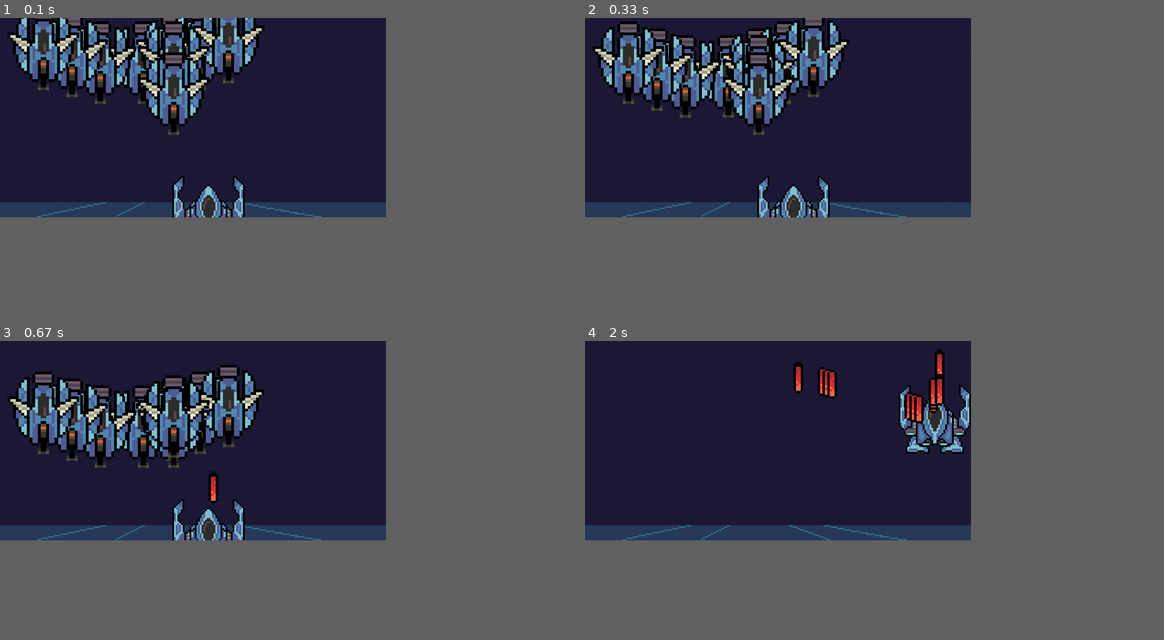
Above: before the commit, frames 1-4 (two rows, left to right).
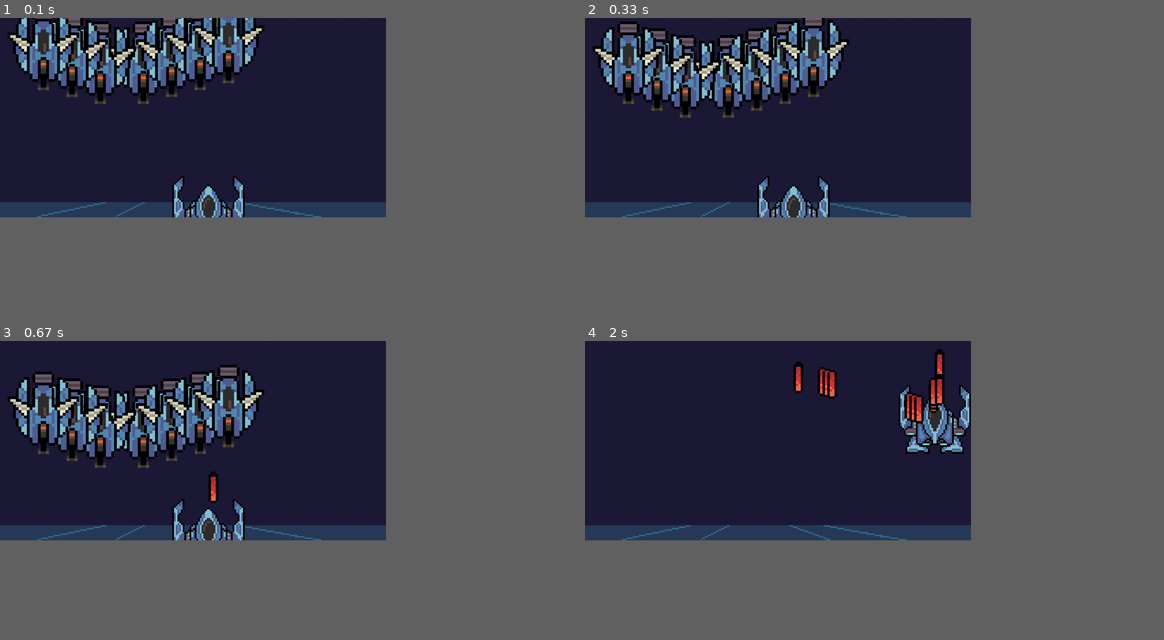
Above: after the commit, the same moments.

Repository: RafaBessa/Shadow_Light_bh_pygame
Game: pygame game, started from Game.py
Two runs of this game, one before a commit and one after it. Both use one fixed random seed, a clock stepped at 60 frames per second and the inputs below.
Inputs:
- Up to frame 1 (0.1 s): no input
- Up to frame 2 (0.33 s): no input
- Up to frame 3 (0.67 s): tap Space at 0.33 s
- Up to frame 4 (2 s): hold D 0.67-1.13 s; tap Space at 0.73, 1.03, 1.23, 1.57, 1.87 s; hold W 1.17-1.47 s; hold D 1.5-1.97 s

The runs differ from the first frame. In frame 1, 2.7% of the frame differs, in the area x 23-37%, y 1-40%; in frame 2, 2.2%; in frame 3, 1.9%; in frame 4, nothing differs.

Commit message:
upadate inimigos

Diff:
--- a/Game.py
+++ b/Game.py
@@ -48,8 +48,8 @@
     #inimigos.criar("roundguy", (400, 0), game_screen.shape, 0.5, 1, IMG_ASSETS)
     inimigos.criarSwarm(inimigos.EnumFormations.V , 8, "roundguy", [250,0], 20, game_screen.shape, 0.5, 1, IMG_ASSETS, SCALE_ASSETS)
     #inimigos.criar("roundguy", [400, 0], game_screen.shape, 0.5, 1, IMG_ASSETS)
-    inimigos.criar("roundguy", [400, 0], game_screen.shape, 0.5, 1, IMG_ASSETS)
-    inimigos.criar("roundguy", [400, 100], game_screen.shape, 0, 0, IMG_ASSETS)
+   # inimigos.criar("roundguy", [400, 0], game_screen.shape, 0.5, 1, IMG_ASSETS)
+    #inimigos.criar("roundguy", [400, 100], game_screen.shape, 0, 0, IMG_ASSETS)
 
     # Bullets
     bullets = Bullets([], IMG_ASSETS)
